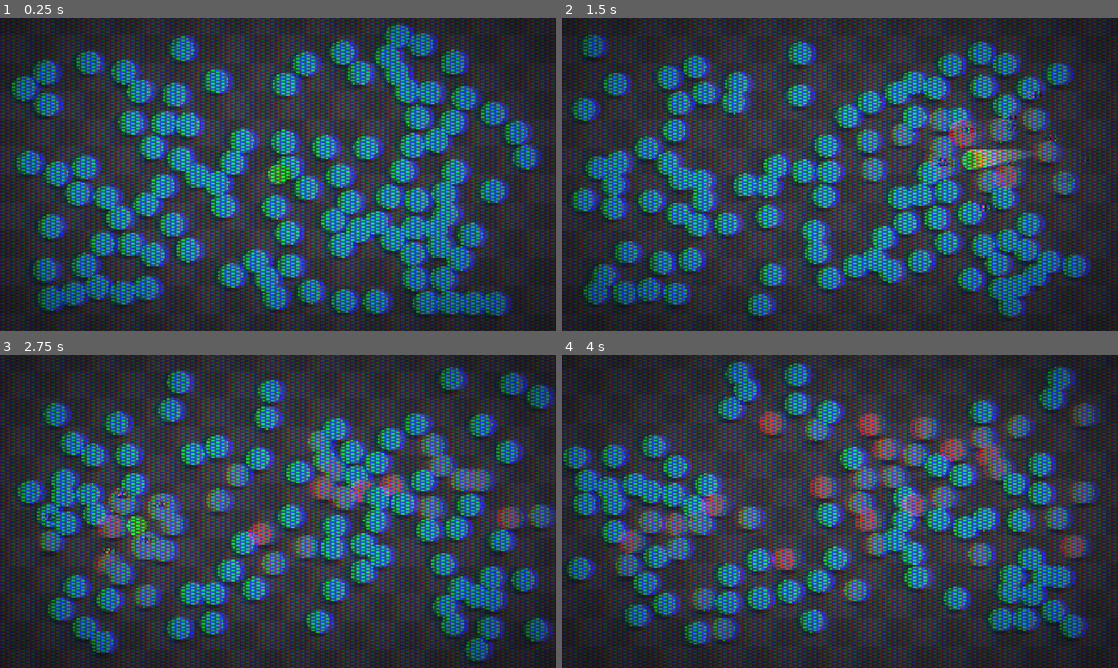
Above: before the commit, frames 1-4 (two rows, left to right).
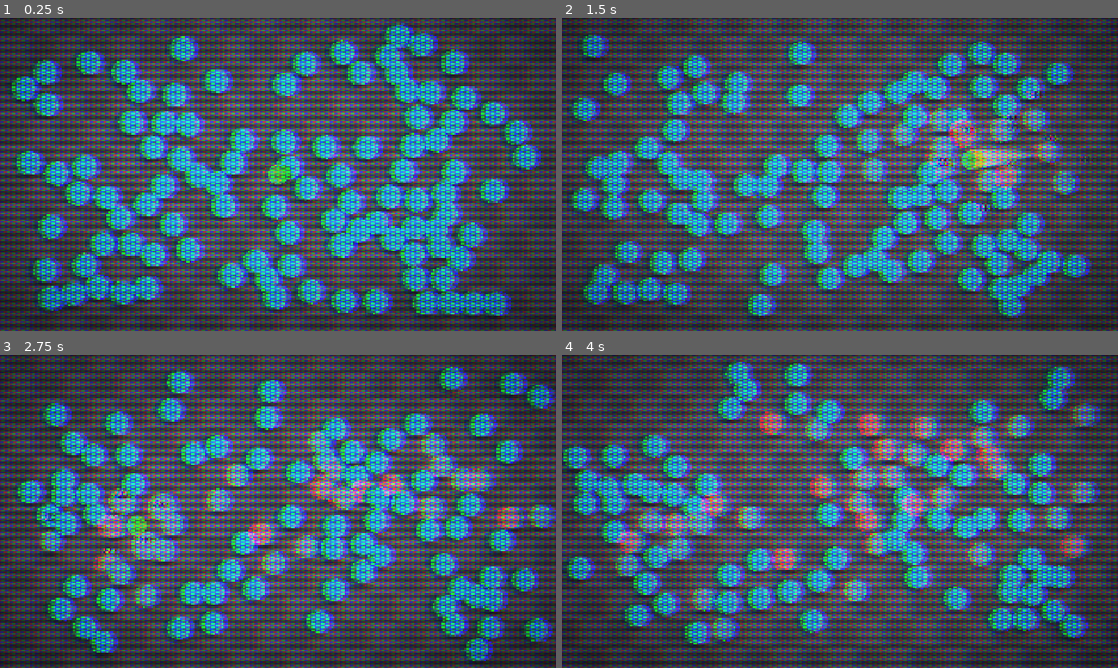
Above: after the commit, the same moments.

Repository: DHA343/prototype
Game: Godot game, scene res://main/main.tscn
Two runs of this game, one before a commit and one after it. Both use one fixed random seed, a clock stepped at 60 frames per second and the inputs below.
Inputs (mouse positions are in pixels of both pictures, inside the frame that each line leads up to):
- Up to frame 1 (0.25 s): no input
- Up to frame 2 (1.5 s): tap Enter at 0.5 s; move the mouse to (962, 158) at 0.52 s; press the mouse at (962, 158) at 0.53 s; release the mouse at (962, 158) at 1.25 s; drag from (728, 190) to (1051, 180) at 1.27 s
- Up to frame 3 (2.75 s): move the mouse to (333, 442) at 2.02 s; press the mouse at (333, 442) at 2.03 s
- Up to frame 4 (4 s): release the mouse at (895, 442) at 2.75 s; drag from (812, 574) to (1101, 514) at 2.77 s; move the mouse to (1006, 558) at 3.52 s; press the mouse at (1006, 558) at 3.53 s

The runs differ from the first frame. In frame 1, 62% of the frame differs, in the area x 0-100%, y 0-100%; in frame 2, 62%; in frame 3, 61%; in frame 4, 62%.

Commit message:
shadow maskとscanlinesを統合

Diff:
--- /dev/null
+++ b/presentation/post_processing/effects/display_texture/display_texture.gd
@@ -0,0 +1,74 @@
+@tool
+class_name DisplayTexture
+extends PostProcessEffect
+
+enum MaskStyle {
+	STRETCHED_VGA,
+	VGA,
+}
+
+const EFFECT_SHADER: Shader = preload("./display_texture.gdshader")
+
+@export_group("Scanlines", "scanline_")
+@export_range(0.0, 1.0, 0.01) var scanline_strength: float = 0.12:
+	set(value):
+		if is_equal_approx(scanline_strength, value):
+			return
+
+		scanline_strength = value
+		emit_changed()
+
+@export_range(2.0, 8.0, 0.1, "suffix:px") var scanline_size: float = 3.0:
+	set(value):
+		if is_equal_approx(scanline_size, value):
+			return
+
+		scanline_size = value
+		emit_changed()
+
+@export_range(0.0, 1.0, 0.01) var scanline_luminance_influence: float = 0.5:
+	set(value):
+		if is_equal_approx(scanline_luminance_influence, value):
+			return
+
+		scanline_luminance_influence = value
+		emit_changed()
+
+@export_group("Shadow Mask", "mask_")
+@export var mask_style: MaskStyle = MaskStyle.STRETCHED_VGA:
+	set(value):
+		if mask_style == value:
+			return
+
+		mask_style = value
+		emit_changed()
+
+@export_range(0.0, 1.0, 0.01) var mask_strength: float = 0.67:
+	set(value):
+		if is_equal_approx(mask_strength, value):
+			return
+
+		mask_strength = value
+		emit_changed()
+
+@export_group("Output")
+@export_range(0.5, 2.0, 0.01) var brightness_compensation: float = 1.0:
+	set(value):
+		if is_equal_approx(brightness_compensation, value):
+			return
+
+		brightness_compensation = value
+		emit_changed()
+
+
+func get_shader() -> Shader:
+	return EFFECT_SHADER
+
+
+func _update_shader_parameters() -> void:
+	_shader_parameters[&"scanline_strength"] = scanline_strength
+	_shader_parameters[&"scanline_size"] = scanline_size
+	_shader_parameters[&"luminance_influence"] = scanline_luminance_influence
+	_shader_parameters[&"mask_style"] = mask_style
+	_shader_parameters[&"mask_strength"] = mask_strength
+	_shader_parameters[&"brightness_compensation"] = brightness_compensation
--- /dev/null
+++ b/presentation/post_processing/effects/display_texture/display_texture.gdshader
@@ -0,0 +1,57 @@
+shader_type canvas_item;
+render_mode unshaded;
+
+uniform sampler2D screen_texture
+	: hint_screen_texture, source_color, repeat_disable, filter_nearest;
+
+uniform float scanline_strength : hint_range(0.0, 1.0, 0.01) = 0.12;
+uniform float scanline_size : hint_range(2.0, 8.0, 0.1) = 3.0;
+uniform float luminance_influence : hint_range(0.0, 1.0, 0.01) = 0.5;
+uniform int mask_style : hint_enum("Stretched VGA", "VGA") = 0;
+uniform float mask_strength : hint_range(0.0, 1.0, 0.01) = 0.67;
+uniform float brightness_compensation : hint_range(0.5, 2.0, 0.01) = 1.0;
+
+
+float get_vga_phase(vec2 position) {
+	if (mask_style == 1) {
+		position = floor(position * vec2(1.0, 0.5));
+	}
+
+	return fract((position.x + position.y * 3.0) / 6.0);
+}
+
+
+vec3 get_vga_mask(float phase) {
+	float dark = 1.0 - 0.5 * mask_strength;
+	float light = 1.0 + mask_strength;
+	vec3 mask = vec3(dark);
+
+	if (phase < 0.3333) {
+		mask.r = light;
+	} else if (phase < 0.6666) {
+		mask.g = light;
+	} else {
+		mask.b = light;
+	}
+
+	return mask;
+}
+
+
+void fragment() {
+	vec4 screen_color = texture(screen_texture, SCREEN_UV);
+
+	float luminance = clamp(dot(screen_color.rgb, vec3(0.2126, 0.7152, 0.0722)), 0.0, 1.0);
+	float effective_strength = scanline_strength * (1.0 - luminance_influence * luminance);
+	// Keep both display patterns aligned to output pixels at every resolution.
+	float scanline_phase = fract(FRAGCOORD.y / scanline_size);
+	float gap_profile = 0.5 + 0.5 * cos(6.28318530718 * scanline_phase);
+	// Balance the beam peak and gap so fine scanlines do not darken the whole image.
+	float scanline_brightness = (1.0 - effective_strength * gap_profile)
+		/ (1.0 - 0.5 * effective_strength);
+
+	vec2 mask_position = floor(1.000001 * FRAGCOORD.xy + vec2(0.5));
+	vec3 shadow_mask = get_vga_mask(get_vga_phase(mask_position));
+	vec3 output_rgb = screen_color.rgb * scanline_brightness * shadow_mask;
+	COLOR = vec4(output_rgb * brightness_compensation, screen_color.a);
+}
--- a/presentation/post_processing/effects/scanlines/scanlines.gd
+++ /dev/null
@@ -1,48 +0,0 @@
-@tool
-class_name Scanlines
-extends PostProcessEffect
-
-const EFFECT_SHADER: Shader = preload("./scanlines.gdshader")
-
-@export_range(1.0, 1080.0, 1.0) var line_count: float = 240.0:
-	set(value):
-		if is_equal_approx(line_count, value):
-			return
-
-		line_count = value
-		emit_changed()
-
-@export_range(0.01, 1.0, 0.01) var line_thickness: float = 0.5:
-	set(value):
-		if is_equal_approx(line_thickness, value):
-			return
-
-		line_thickness = value
-		emit_changed()
-
-@export_range(0.0, 0.5, 0.01) var edge_softness: float = 0.05:
-	set(value):
-		if is_equal_approx(edge_softness, value):
-			return
-
-		edge_softness = value
-		emit_changed()
-
-@export_range(0.0, 1.0, 0.01) var strength: float = 0.3:
-	set(value):
-		if is_equal_approx(strength, value):
-			return
-
-		strength = value
-		emit_changed()
-
-
-func get_shader() -> Shader:
-	return EFFECT_SHADER
-
-
-func _update_shader_parameters() -> void:
-	_shader_parameters[&"line_count"] = line_count
-	_shader_parameters[&"line_thickness"] = line_thickness
-	_shader_parameters[&"edge_softness"] = edge_softness
-	_shader_parameters[&"strength"] = strength
--- a/presentation/post_processing/effects/scanlines/scanlines.gdshader
+++ /dev/null
@@ -1,37 +0,0 @@
-shader_type canvas_item;
-render_mode unshaded;
-
-uniform sampler2D screen_texture
-	: hint_screen_texture, repeat_disable, filter_nearest;
-
-uniform float line_count : hint_range(1.0, 1080.0, 1.0) = 240.0;
-uniform float line_thickness : hint_range(0.01, 1.0, 0.01) = 0.5;
-uniform float edge_softness : hint_range(0.0, 0.5, 0.01) = 0.05;
-uniform float strength : hint_range(0.0, 1.0, 0.01) = 0.3;
-
-
-float get_scanline_brightness(float screen_y) {
-	float safe_line_count = max(line_count, 1.0);
-	float safe_line_thickness = clamp(line_thickness, 0.01, 1.0);
-	float safe_edge_softness = clamp(edge_softness, 0.0, 0.5);
-	float safe_strength = clamp(strength, 0.0, 1.0);
-	float phase = fract(screen_y * safe_line_count);
-	float distance_to_line_center = abs(phase - 0.5);
-	float line_half_width = safe_line_thickness * 0.5;
-	float edge_end = min(line_half_width + safe_edge_softness, 0.5);
-	edge_end = max(edge_end, line_half_width + 0.0001);
-	float line_mask = 1.0 - smoothstep(
-		line_half_width,
-		edge_end,
-		distance_to_line_center
-	);
-
-	return clamp(1.0 - line_mask * safe_strength, 0.0, 1.0);
-}
-
-
-void fragment() {
-	vec4 screen_color = texture(screen_texture, SCREEN_UV);
-	float brightness = get_scanline_brightness(SCREEN_UV.y);
-	COLOR = vec4(screen_color.rgb * brightness, screen_color.a);
-}
--- a/presentation/post_processing/effects/shadow_mask/shadow_mask.gd
+++ /dev/null
@@ -1,53 +0,0 @@
-@tool
-class_name ShadowMask
-extends PostProcessEffect
-
-enum MaskStyle {
-	STRETCHED_VGA,
-	VGA,
-}
-
-const EFFECT_SHADER: Shader = preload("./shadow_mask.gdshader")
-
-@export var mask_style: MaskStyle = MaskStyle.STRETCHED_VGA:
-	set(value):
-		if mask_style == value:
-			return
-
-		mask_style = value
-		emit_changed()
-
-@export var bgr_subpixels: bool = false:
-	set(value):
-		if bgr_subpixels == value:
-			return
-
-		bgr_subpixels = value
-		emit_changed()
-
-@export_range(0.0, 2.0, 0.1) var mask_dark: float = 0.5:
-	set(value):
-		if is_equal_approx(mask_dark, value):
-			return
-
-		mask_dark = value
-		emit_changed()
-
-@export_range(0.0, 2.0, 0.1) var mask_light: float = 1.5:
-	set(value):
-		if is_equal_approx(mask_light, value):
-			return
-
-		mask_light = value
-		emit_changed()
-
-
-func get_shader() -> Shader:
-	return EFFECT_SHADER
-
-
-func _update_shader_parameters() -> void:
-	_shader_parameters[&"mask_style"] = mask_style
-	_shader_parameters[&"bgr_subpixels"] = bgr_subpixels
-	_shader_parameters[&"mask_dark"] = mask_dark
-	_shader_parameters[&"mask_light"] = mask_light
--- a/presentation/post_processing/effects/shadow_mask/shadow_mask.gdshader
+++ /dev/null
@@ -1,52 +0,0 @@
-shader_type canvas_item;
-render_mode unshaded;
-
-// Based on the Stretched VGA and VGA shadow mask modes in Libretro dotmask.glsl.
-uniform sampler2D screen_texture
-	: hint_screen_texture, repeat_disable, filter_nearest;
-
-uniform int mask_style : hint_enum("Stretched VGA", "VGA") = 0;
-uniform bool bgr_subpixels = false;
-uniform float mask_dark : hint_range(0.0, 2.0, 0.1) = 0.5;
-uniform float mask_light : hint_range(0.0, 2.0, 0.1) = 1.5;
-
-
-float get_vga_phase(vec2 position) {
-	if (mask_style == 1) {
-		position = floor(position * vec2(1.0, 0.5));
-	}
-
-	return fract((position.x + position.y * 3.0) / 6.0);
-}
-
-
-vec3 get_vga_mask(float phase) {
-	vec3 mask = vec3(mask_dark);
-
-	if (phase < 0.3333) {
-		return bgr_subpixels
-			? vec3(mask.r, mask.g, mask_light)
-			: vec3(mask_light, mask.g, mask.b);
-	}
-	if (phase < 0.6666) {
-		mask.g = mask_light;
-		return mask;
-	}
-	return bgr_subpixels
-		? vec3(mask_light, mask.g, mask.b)
-		: vec3(mask.r, mask.g, mask_light);
-}
-
-
-void fragment() {
-	vec4 screen_color = texture(screen_texture, SCREEN_UV);
-	vec2 mask_position = floor(1.000001 * FRAGCOORD.xy + vec2(0.5));
-	float phase = get_vga_phase(mask_position);
-	vec3 mask = get_vga_mask(phase);
-	vec3 gamma_color = pow(max(screen_color.rgb, vec3(0.0)), vec3(2.2));
-	vec3 multiplied_color = pow(
-		max(gamma_color * mask, vec3(0.0)),
-		vec3(1.0 / 2.2)
-	);
-	COLOR = vec4(multiplied_color, screen_color.a);
-}
--- a/presentation/post_processing/post_processing.tscn
+++ b/presentation/post_processing/post_processing.tscn
@@ -7,9 +7,8 @@
 [ext_resource type="Script" uid="uid://du0elwyycowft" path="res://presentation/post_processing/effects/color_grading/color_grading.gd" id="5_color_grading"]
 [ext_resource type="Script" uid="uid://bi87egye7reys" path="res://presentation/post_processing/effects/chromatic_aberration/chromatic_aberration.gd" id="6_chromatic_aberration"]
 [ext_resource type="Script" uid="uid://0e4rd30wx0tl" path="res://presentation/post_processing/effects/glow/glow.gd" id="7_glow"]
-[ext_resource type="Script" uid="uid://18q8kyypojvr" path="res://presentation/post_processing/effects/shadow_mask/shadow_mask.gd" id="8_shadow_mask"]
-[ext_resource type="Script" uid="uid://gc4mt1ljdusy" path="res://presentation/post_processing/effects/scanlines/scanlines.gd" id="9_scanlines"]
 [ext_resource type="Script" uid="uid://b6y73x0igwwoj" path="res://presentation/post_processing/effects/vignette/vignette.gd" id="10_vignette"]
+[ext_resource type="Script" uid="uid://cxe5nraotfv21" path="res://presentation/post_processing/effects/display_texture/display_texture.gd" id="11_display_texture"]
 
 [sub_resource type="Resource" id="Resource_pixelation"]
 script = ExtResource("3_pixelation")
@@ -23,24 +22,13 @@
 script = ExtResource("5_color_grading")
 contrast = 1.08
 
-[sub_resource type="Resource" id="Resource_chromatic_aberration"]
-script = ExtResource("6_chromatic_aberration")
-amount = 3.0
-
 [sub_resource type="Resource" id="Resource_glow"]
 script = ExtResource("7_glow")
 enabled = false
 
-[sub_resource type="Resource" id="Resource_shadow_mask"]
-script = ExtResource("8_shadow_mask")
-mask_dark = 0.2
-
-[sub_resource type="Resource" id="Resource_scanlines"]
-script = ExtResource("9_scanlines")
-line_count = 169.0
-line_thickness = 0.4
-strength = 0.2
-enabled = false
+[sub_resource type="Resource" id="Resource_chromatic_aberration"]
+script = ExtResource("6_chromatic_aberration")
+amount = 3.0
 
 [sub_resource type="Resource" id="Resource_vignette"]
 script = ExtResource("10_vignette")
@@ -49,7 +37,12 @@
 softness = 0.7
 falloff = 1.0
 
+[sub_resource type="Resource" id="Resource_display_texture"]
+script = ExtResource("11_display_texture")
+scanline_strength = 0.5
+scanline_size = 5.0
+
 [node name="PostProcessing" type="Node" unique_id=776314143]
 script = ExtResource("1_post_processing")
 world_effects = Array[ExtResource("2_effect")]([SubResource("Resource_pixelation"), SubResource("Resource_blur")])
-composite_effects = Array[ExtResource("2_effect")]([SubResource("Resource_color_grading"), SubResource("Resource_chromatic_aberration"), SubResource("Resource_glow"), SubResource("Resource_shadow_mask"), SubResource("Resource_scanlines"), SubResource("Resource_vignette")])
+composite_effects = Array[ExtResource("2_effect")]([SubResource("Resource_color_grading"), SubResource("Resource_glow"), SubResource("Resource_chromatic_aberration"), SubResource("Resource_vignette"), SubResource("Resource_display_texture")])
Not shown, added: presentation/post_processing/effects/display_texture/display_texture.gd.uid
Not shown, added: presentation/post_processing/effects/display_texture/display_texture.gdshader.uid
Not shown, removed: presentation/post_processing/effects/scanlines/scanlines.gd.uid
Not shown, removed: presentation/post_processing/effects/scanlines/scanlines.gdshader.uid
Not shown, removed: presentation/post_processing/effects/shadow_mask/shadow_mask.gd.uid
Not shown, removed: presentation/post_processing/effects/shadow_mask/shadow_mask.gdshader.uid
